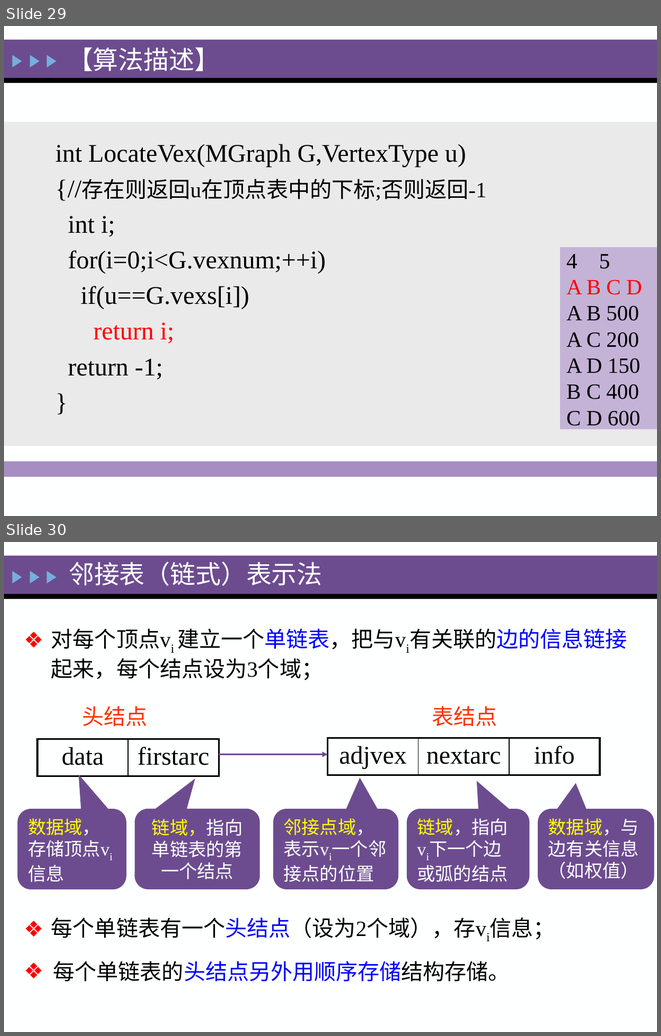
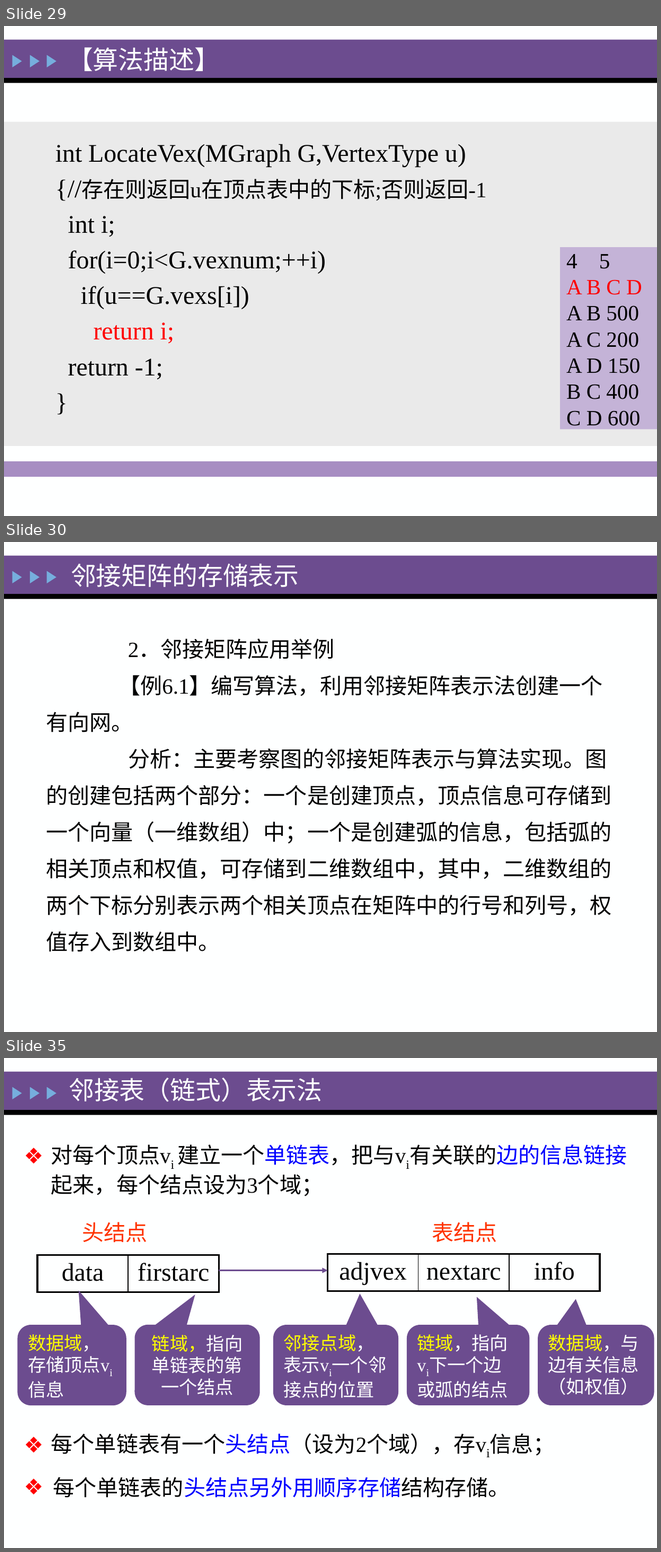
Before and after one commit to zeemeil/zeemeil.github.io, a slide deck: files/2025_1_DS/0416_DS_Diagram.pptx. Shown one above the other, each under a label of ours: slides 29 and 30 before the commit, slides 29, 30 and 35 after it; the slides between them are not shown. The pictures are 661x1036 and 661x1552 pixels, drawn with LibreOffice and Linux fonts; fonts in the diff are those of the drawing. Boxes give left, top, right and bottom in pixels: in the first picture for what was removed or moved away, otherwise in the second. Text is boxed around its words. In the diff, an @@ line names an element or a change of style, - is before the commit and + after.

```diff
--- a/files/2025_1_DS/0416_DS_Diagram.pptx
+++ b/files/2025_1_DS/0416_DS_Diagram.pptx
@@ slide 30 added at [4, 542, 657, 1032], background #FEFFFF; not listed: 5 template elements that a slide beside it also shows @@
@@ title added at [71, 563, 299, 587], 28 pt, text #FEFFFF @@
+邻接矩阵的存储表示
@@ text added at [46, 640, 612, 952], 24 pt, text #000000 @@
+2．邻接矩阵应用举例
+【例6.1】编写算法，利用邻接矩阵表示法创建一个有向网。
+分析：主要考察图的邻接矩阵表示与算法实现。图的创建包括两个部分：一个是创建顶点，顶点信息可存储到一个向量（一维数组）中；一个是创建弧的信息，包括弧的相关顶点和权值，可存储到二维数组中，其中，二维数组的两个下标分别表示两个相关顶点在矩阵中的行号和列号，权值存入到数组中。
@@ what was slide 30 is now slide 35 @@
```
Also in this commit, not shown: 4 other slides added, 1 slide removed, 2 other files.
